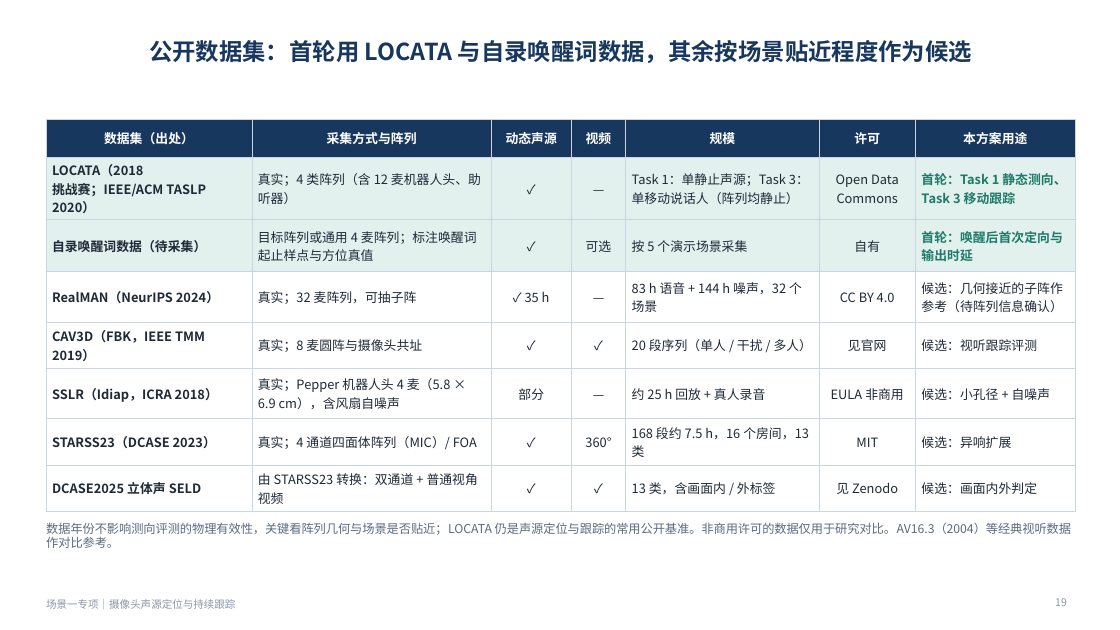
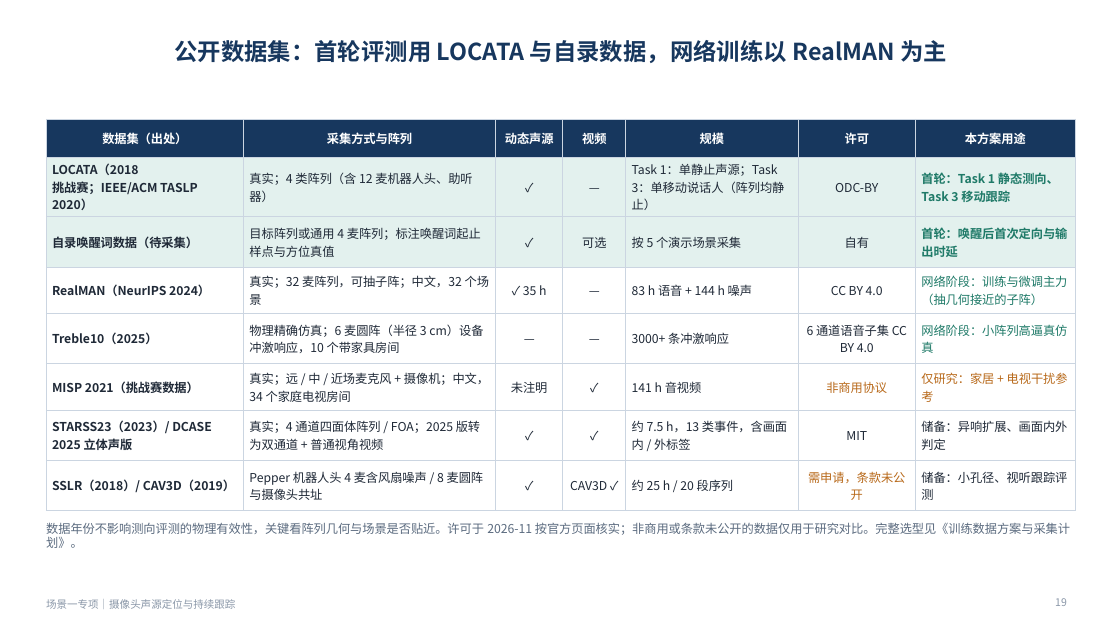
Before and after one commit to ZeroFoxxi/ssl-scene1, a slide deck: slide 19 of 场景一专项_摄像头声源定位与跟踪_方案选型与数据集.pptx. Drawn at 1120x630 pixels with LibreOffice and Linux fonts; fonts in the diff are those of the drawing. Boxes give left, top, right and bottom in pixels: in the first picture for what was removed or moved away, otherwise in the second. Text is boxed around its words. In the diff, an @@ line names an element or a change of style, - is before the commit and + after.

```diff
--- a/场景一专项_摄像头声源定位与跟踪_方案选型与数据集.pptx
+++ b/场景一专项_摄像头声源定位与跟踪_方案选型与数据集.pptx
@@ title at <box>174,40,947,63</box>: text changed @@
-公开数据集：首轮用 LOCATA 与自录唤醒词数据，其余按场景贴近程度作为候选
+公开数据集：首轮评测用 LOCATA 与自录数据，网络训练以 RealMAN 为主
@@ table at <box>46,119,1075,504</box> @@
-row 2, column 6: Open Data Commons
+row 2, column 6: ODC-BY
-row 4: RealMAN（NeurIPS 2024） | 真实；32 麦阵列，可抽子阵 | ✓ 35 h | — | 83 h 语音 + 144 h 噪声，32 个场景 | CC BY 4.0 | 候选：几何接近的子阵作参考（待阵列信息确认）
+row 4: RealMAN（NeurIPS 2024） | 真实；32 麦阵列，可抽子阵；中文，32 个场景 | ✓ 35 h | — | 83 h 语音 + 144 h 噪声 | CC BY 4.0 | 网络阶段：训练与微调主力（抽几何接近的子阵）
-row 5: CAV3D（FBK，IEEE TMM 2019） | 真实；8 麦圆阵与摄像头共址 | ✓ | ✓ | 20 段序列（单人 / 干扰 / 多人） | 见官网 | 候选：视听跟踪评测
+row 5: Treble10（2025） | 物理精确仿真；6 麦圆阵（半径 3 cm）设备冲激响应，10 个带家具房间 | — | — | 3000+ 条冲激响应 | 6 通道语音子集 CC BY 4.0 | 网络阶段：小阵列高逼真仿真
-row 6: SSLR（Idiap，ICRA 2018） | 真实；Pepper 机器人头 4 麦（5.8 × 6.9 cm），含风扇自噪声 | 部分 | — | 约 25 h 回放 + 真人录音 | EULA 非商用 | 候选：小孔径 + 自噪声
+row 6: MISP 2021（挑战赛数据） | 真实；远 / 中 / 近场麦克风 + 摄像机；中文，34 个家庭电视房间 | 未注明 | ✓ | 141 h 音视频 | 非商用协议 | 仅研究：家居 + 电视干扰参考
-row 7: STARSS23（DCASE 2023） | 真实；4 通道四面体阵列（MIC）/ FOA | ✓ | 360° | 168 段约 7.5 h，16 个房间，13 类 | MIT | 候选：异响扩展
+row 7: STARSS23（2023）/ DCASE 2025 立体声版 | 真实；4 通道四面体阵列 / FOA；2025 版转为双通道 + 普通视角视频 | ✓ | ✓ | 约 7.5 h，13 类事件，含画面内 / 外标签 | MIT | 储备：异响扩展、画面内外判定
-row 8: DCASE2025 立体声 SELD | 由 STARSS23 转换：双通道 + 普通视角视频 | ✓ | ✓ | 13 类，含画面内 / 外标签 | 见 Zenodo | 候选：画面内外判定
+row 8: SSLR（2018）/ CAV3D（2019） | Pepper 机器人头 4 麦含风扇噪声 / 8 麦圆阵与摄像头共址 | ✓ | CAV3D ✓ | 约 25 h / 20 段序列 | 需申请，条款未公开 | 储备：小孔径、视听跟踪评测
@@ size 11 to 10.5 pt in "数据集（出处）", "采集方式与阵列", "动态声源", "视频" and 23 more places @@
@@ text at <box>46,522,1070,548</box>: text changed @@
-数据年份不影响测向评测的物理有效性，关键看阵列几何与场景是否贴近；LOCATA 仍是声源定位与跟踪的常用公开基准。非商用许可的数据仅用于研究对比。AV16.3（2004）等经典视听数据作对比参考。
+数据年份不影响测向评测的物理有效性，关键看阵列几何与场景是否贴近。许可于 2026-11 按官方页面核实；非商用或条款未公开的数据仅用于研究对比。完整选型见《训练数据方案与采集计划》。
```
Also in this commit, not shown: 4 other slides changed, 9 other files.
